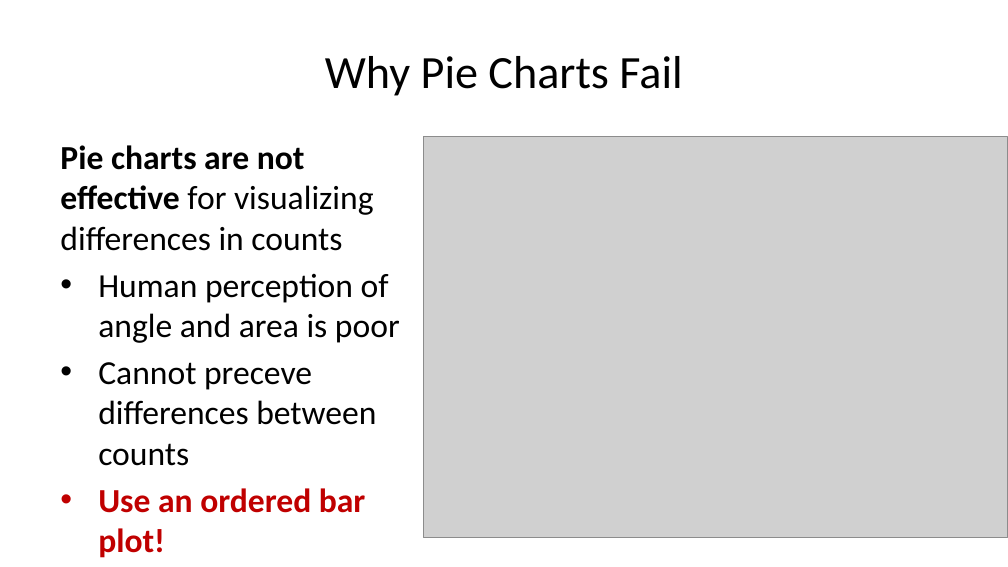
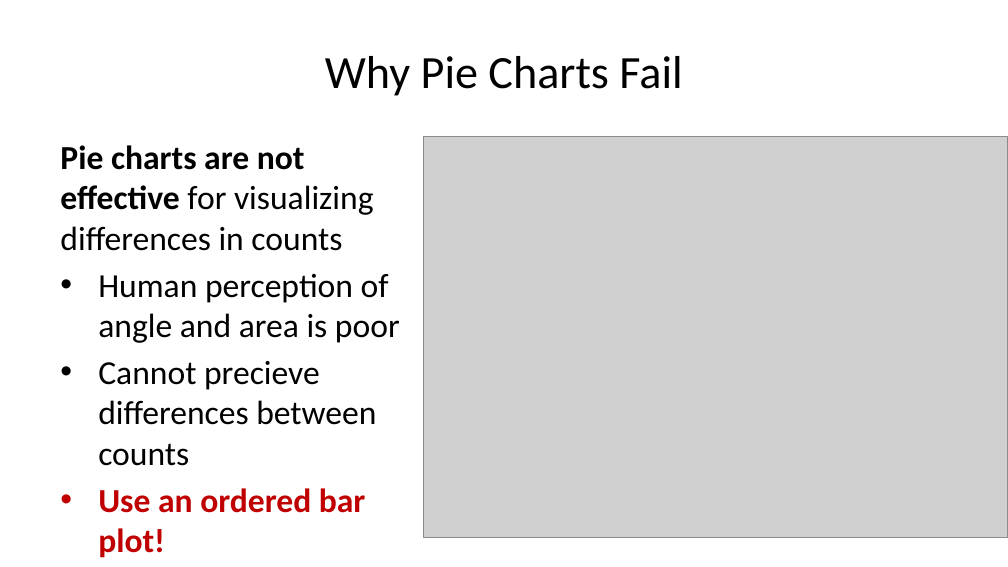
Before and after one commit to StephenElston/CSCI-E-83, a slide deck: slide 15 of LectureSlides/02_VisualizationOfLargeComplexData.pptx. Drawn at 1008x567 pixels with LibreOffice and Linux fonts; fonts in the diff are those of the drawing; grey boxes stand for pictures. Boxes give left, top, right and bottom in pixels: in the first picture for what was removed or moved away, otherwise in the second. Text is boxed around its words. In the diff, an @@ line names an element or a change of style, - is before the commit and + after.

```diff
--- a/LectureSlides/02_VisualizationOfLargeComplexData.pptx
+++ b/LectureSlides/02_VisualizationOfLargeComplexData.pptx
@@ text at (98,361,376,466): text changed @@
-• Cannot preceve differences between counts
+• Cannot precieve differences between counts
```
Also in this commit, not shown: 2 other slides changed.
